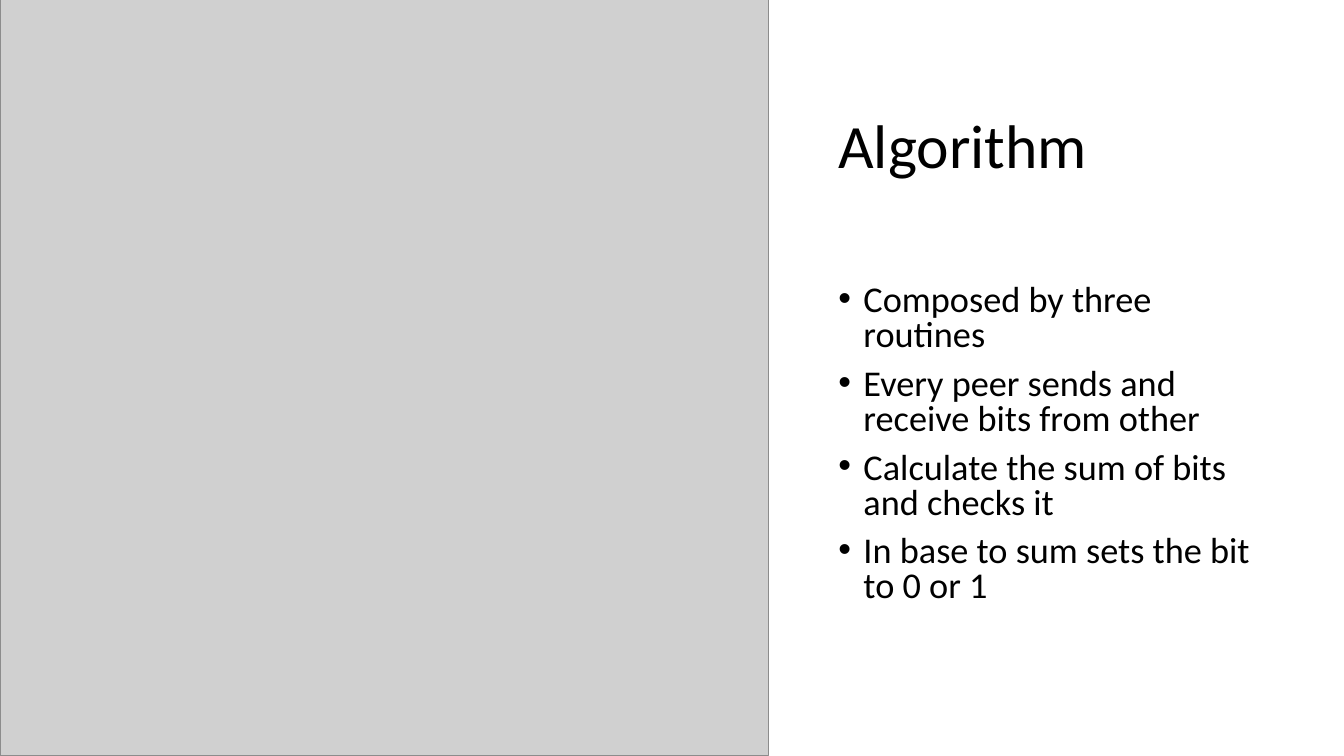
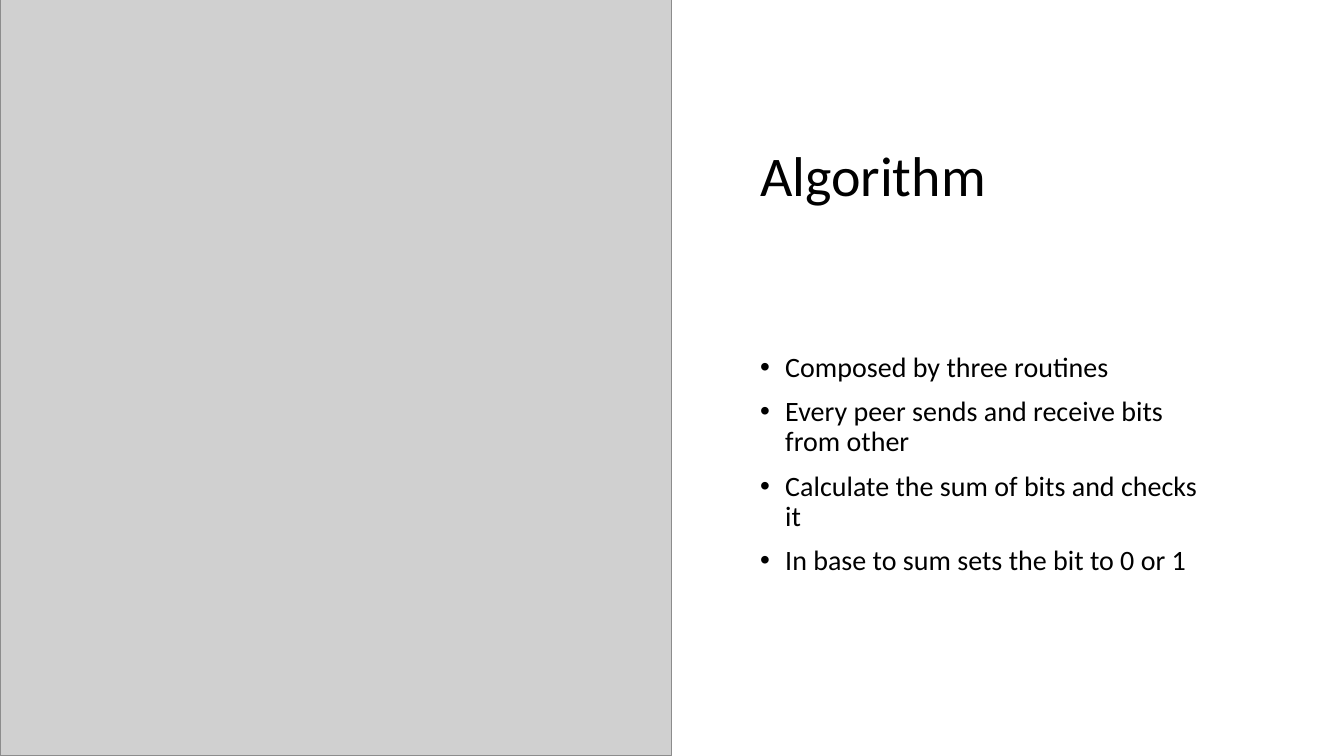
Before and after one commit to ado901/Quantum-Byzantine-Protocol, a slide deck: slide 5 of Fast Quantum Byzantine Agreement.pptx. Drawn at 1344x756 pixels with LibreOffice and Linux fonts; fonts in the diff are those of the drawing; grey boxes stand for pictures. Boxes give left, top, right and bottom in pixels: in the first picture for what was removed or moved away, otherwise in the second. Text is boxed around its words. In the diff, an @@ line names an element or a change of style, - is before the commit and + after.

Commit message:
modified pptx

```diff
--- a/Fast Quantum Byzantine Agreement.pptx
+++ b/Fast Quantum Byzantine Agreement.pptx
@@ picture: place and size @@
-picture at box(0, 0, 768, 756)
+picture at box(0, 0, 673, 756)
@@ rectangle added at box(0, 0, 1259, 756), fill #FFFFFF @@
@@ title "Algorithm": place and size @@
-title "Algorithm" at box(838, 125, 1086, 179)
+title "Algorithm" at box(760, 157, 986, 206)
@@ title "Algorithm" at box(760, 157, 986, 206): size 44 to 40 pt @@
@@ text "Composed by three routines": place and size @@
-text "Composed by three routines" at box(863, 286, 1249, 599)
+text "Composed by three routines" at box(785, 357, 1197, 571)
@@ text "Composed by three routines" at box(785, 357, 1197, 571): size 25.9 to 20 pt; line spacing 0.8 to 0.9; vertical alignment top to middle @@
```
Also in this commit, not shown: 3 other slides changed, 1 slide added.
